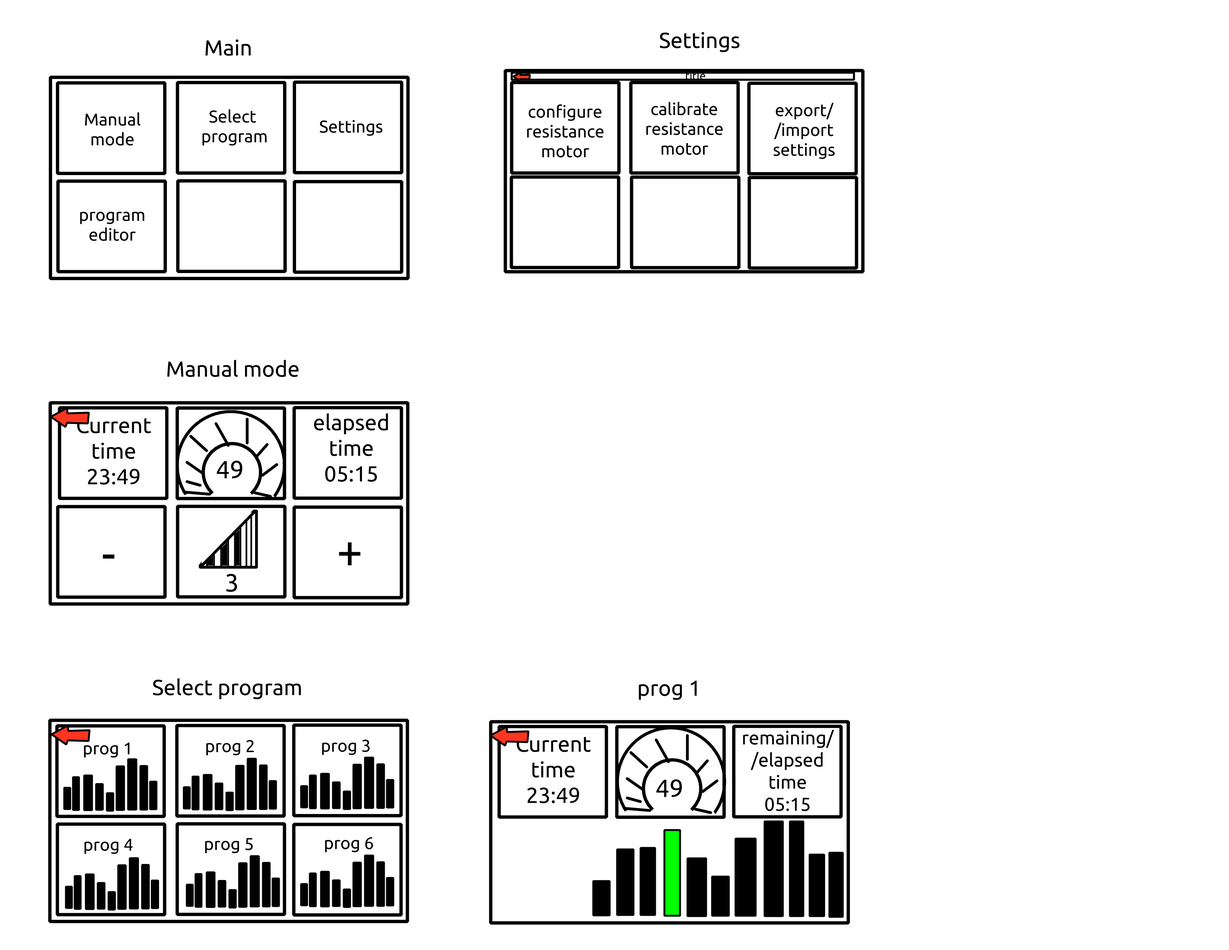
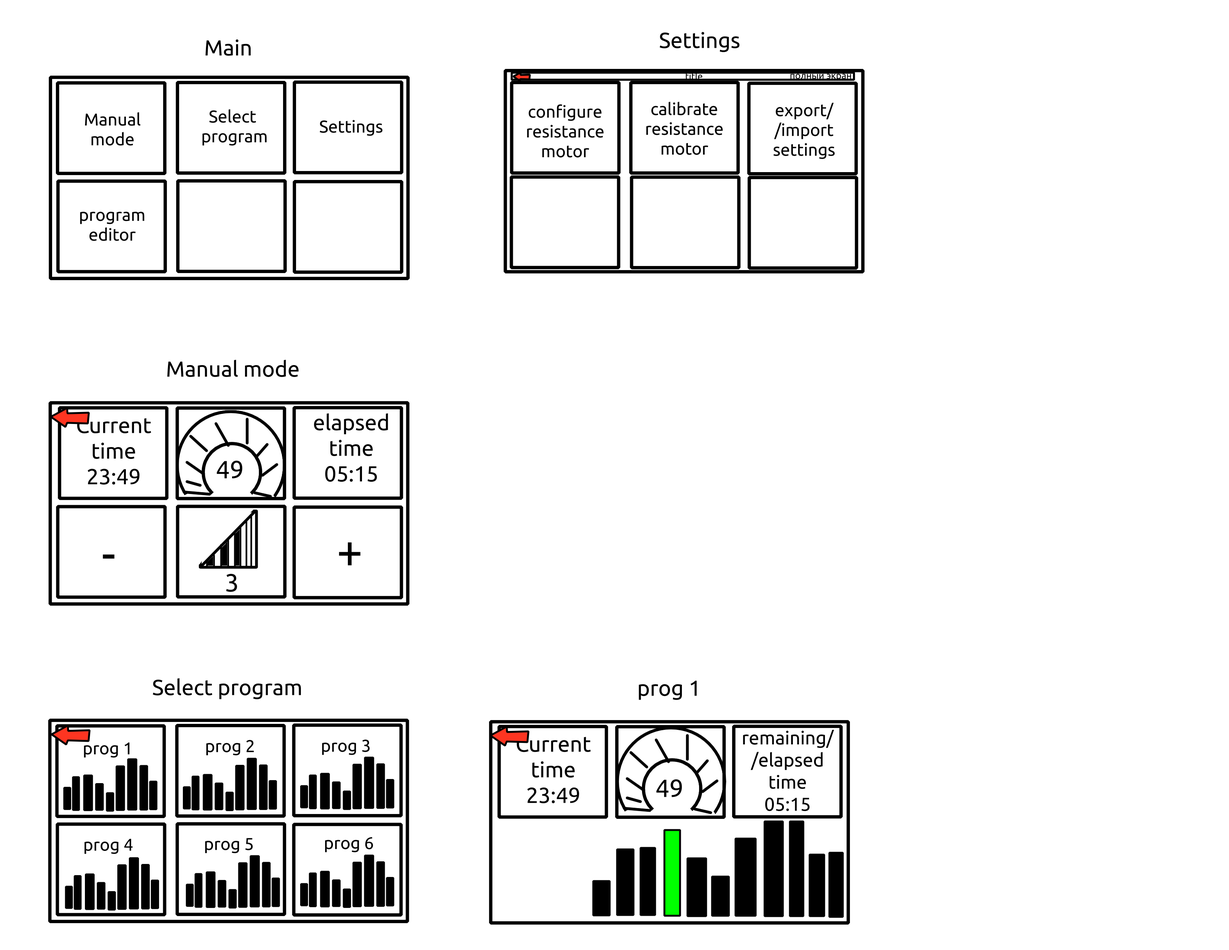
The second 1229 x 950 image is a revision of the first. Changes to its layers:
pixels changed over left=685, top=73, right=852, bottom=81 (layer not identified)
